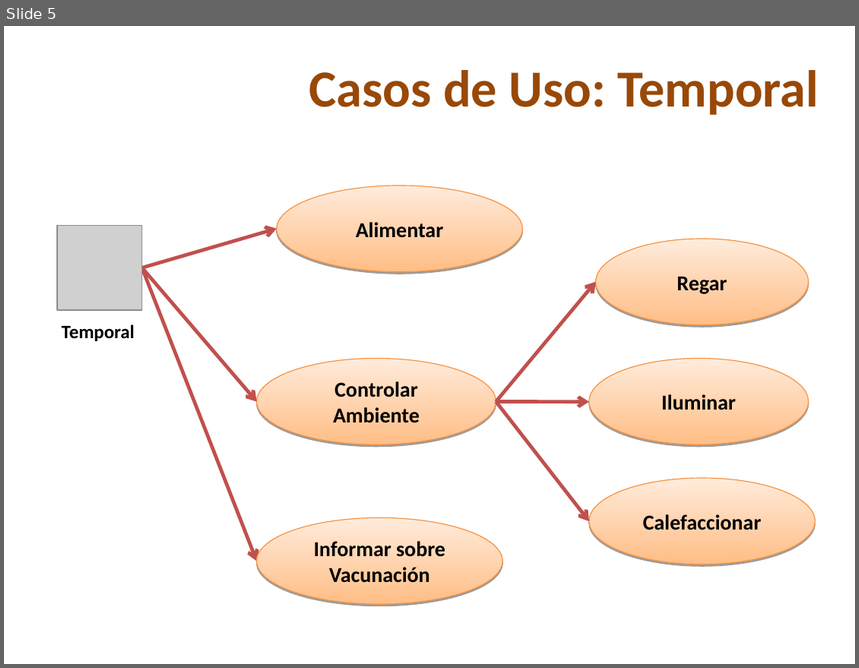
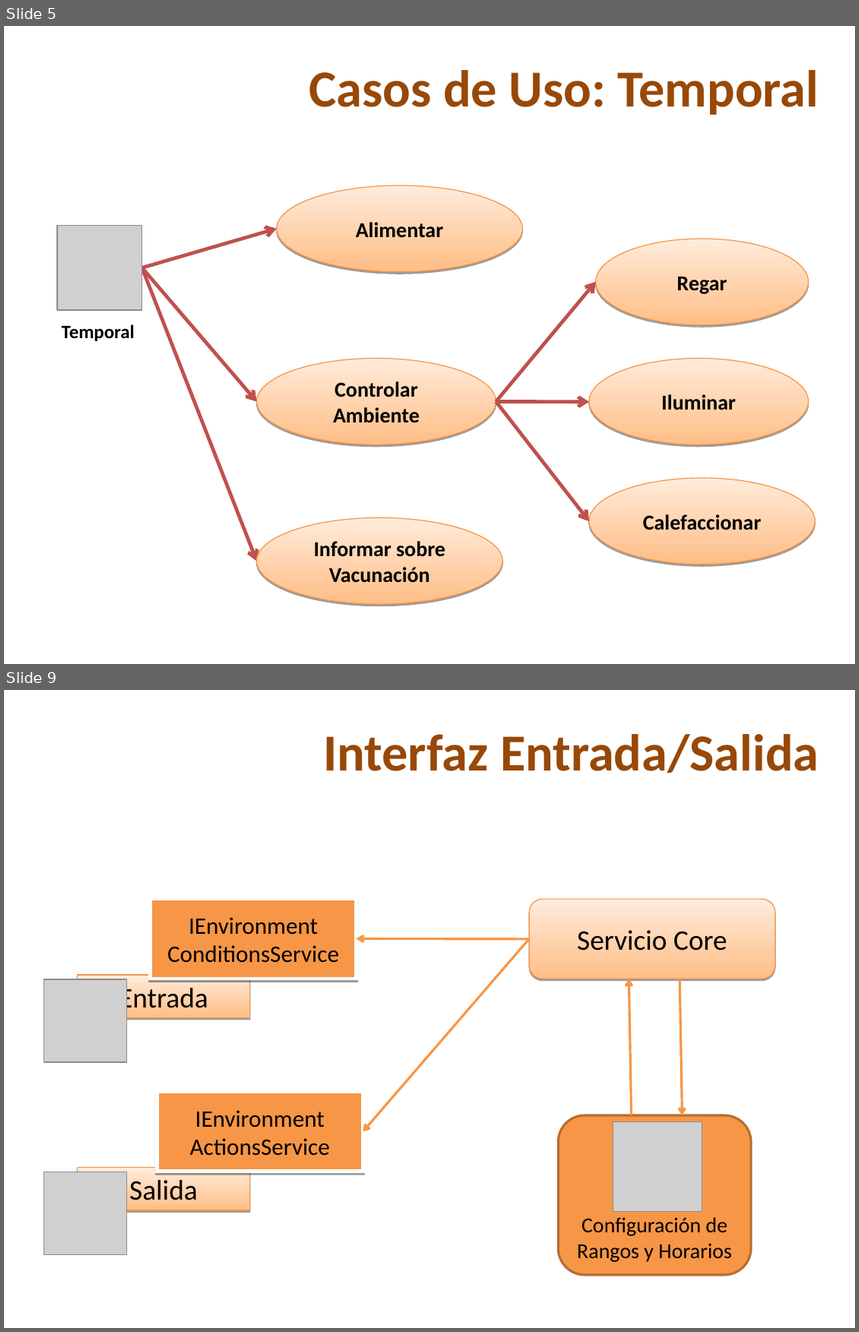
Before and after one commit to skiel85/taller-desarrollo-proyectos-i, a slide deck: Presentaciones/PresentacionDesarrollo.ppt. Shown one above the other, each under a label of ours: slide 5 before the commit, slides 5 and 9 after it; the slides between them are not shown. The pictures are 859x668 and 859x1332 pixels, drawn with LibreOffice and Linux fonts; fonts in the diff are those of the drawing; grey boxes stand for pictures; background and template pictures are left out. Boxes give left, top, right and bottom in pixels: in the first picture for what was removed or moved away, otherwise in the second. Text is boxed around its words. In the diff, an @@ line names an element or a change of style, - is before the commit and + after.

```diff
--- a/Presentaciones/PresentacionDesarrollo.ppt
+++ b/Presentaciones/PresentacionDesarrollo.ppt
@@ slide 9 added at bbox=[4, 690, 855, 1328], background picture (left out) @@
@@ title added at bbox=[323, 734, 819, 773], 44 pt, text #984807, bold @@
+Interfaz Entrada/Salida
@@ rectangle added at bbox=[151, 900, 357, 980], fill #F79646, outline #FFFFFF 3 pt, 20 pt, text #000000 @@
+IEnvironment
+ConditionsService
@@ rounded rectangle added at bbox=[529, 900, 775, 980], fill gradient #FFBE86 to #FFEBDB, outline #F69240 0.74 pt, 24 pt, text #000000 @@
+Servicio Core
@@ arrow added from (529, 939) to (357, 939), #F79646 2.01 pt @@
@@ arrow added from (529, 939) to (363, 1132), #F79646 2.01 pt @@
@@ picture added at bbox=[44, 980, 126, 1062] @@
@@ rectangle added at bbox=[77, 975, 250, 1018], fill gradient #FFBE86 to #FFEBDB, outline #F69240 0.74 pt, 24 pt, text #000000 @@
+Entrada
@@ arrow added from (631, 1116) to (629, 979), #F79646 2.01 pt @@
@@ arrow added from (680, 979) to (683, 1116), #F79646 2.01 pt @@
@@ rectangle added at bbox=[158, 1092, 363, 1172], fill #F79646, outline #FFFFFF 3 pt, 20 pt, text #000000 @@
+IEnvironment
+ActionsService
@@ rounded rectangle added at bbox=[558, 1116, 751, 1276], fill #F79646, outline #B66D31 2.01 pt, 18 pt, text #000000 @@
+Configuración de Rangos y Horarios
@@ picture added at bbox=[613, 1122, 702, 1212] @@
@@ rectangle added at bbox=[77, 1167, 250, 1210], fill gradient #FFBE86 to #FFEBDB, outline #F69240 0.74 pt, 24 pt, text #000000 @@
+Salida
@@ picture added at bbox=[44, 1173, 126, 1255] @@
```
Also in this commit, not shown: 2 slides changed, 7 other slides added, 2 slides removed.
